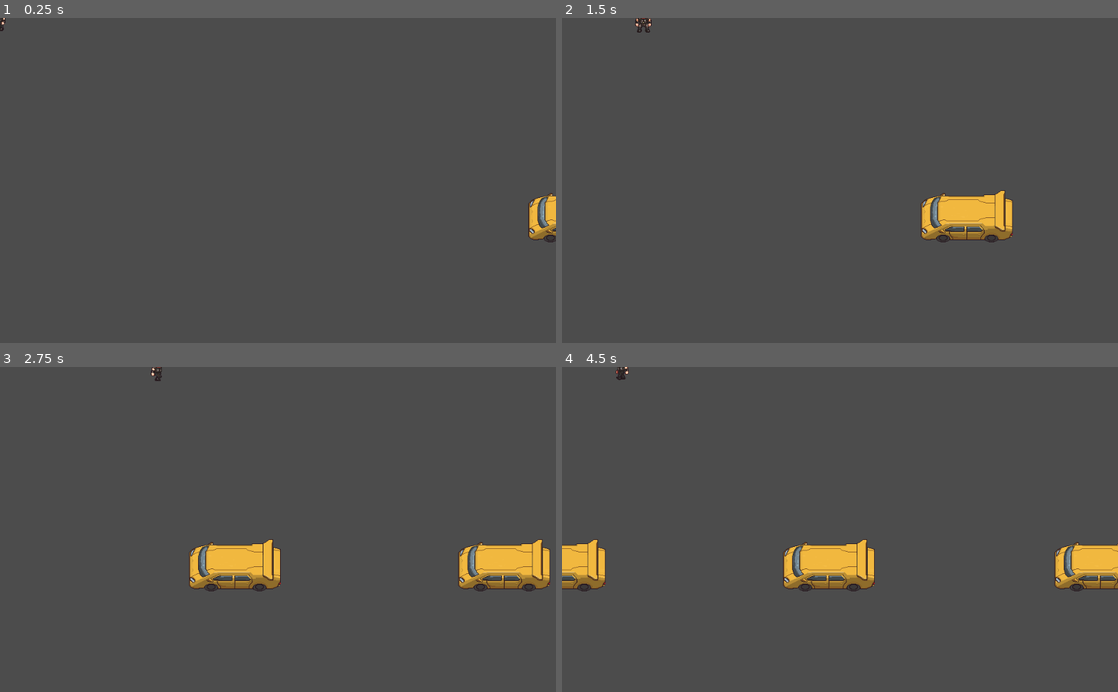
Above: before the commit, frames 1-4 (two rows, left to right).
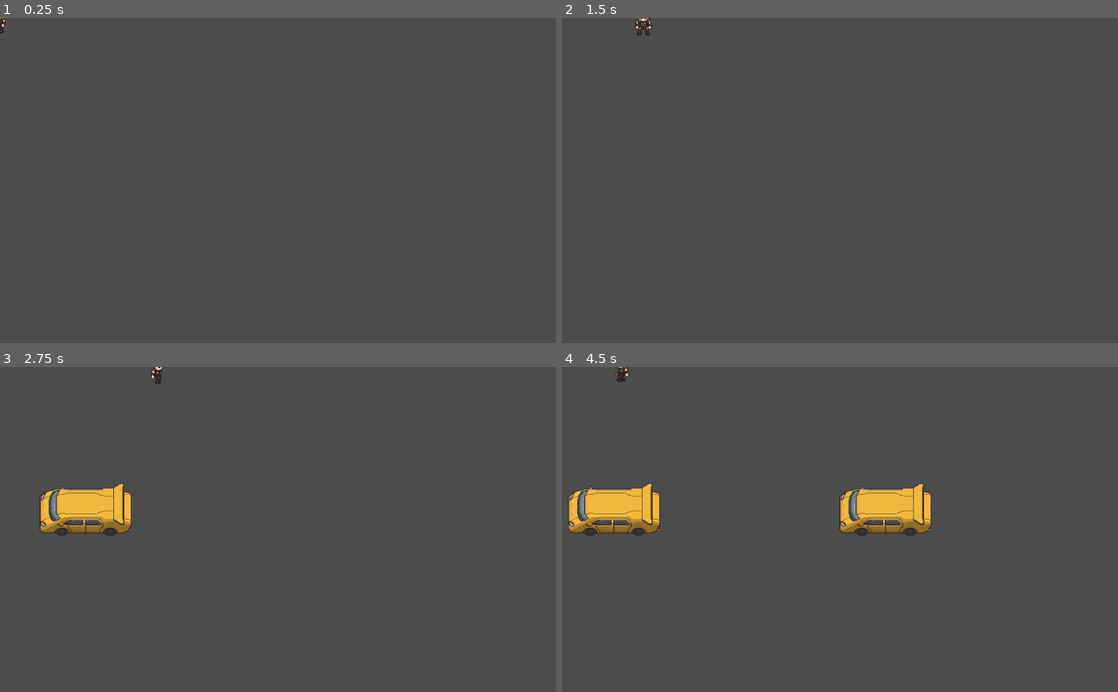
Above: after the commit, the same moments.

Repository: LesediSekakatlela/GoDot_project
Game: Godot game, scene res://Level/Level.tscn
Two runs of this game, one before a commit and one after it. Both use one fixed random seed, a clock stepped at 60 frames per second and the inputs below.
Inputs:
- Up to frame 1 (0.25 s): no input
- Up to frame 2 (1.5 s): hold Right (ui_right) 0.53-1.28 s; hold Down (ui_down) from 1.28 s (still down)
- Up to frame 3 (2.75 s): release Down (ui_down) at 2.03 s; hold Right (ui_right) from 2.03 s (still down)
- Up to frame 4 (4.5 s): release Right (ui_right) at 2.78 s; hold Up (ui_up) 2.78-3.53 s; hold Left (ui_left) from 3.53 s (still down)

The runs differ from the first frame. In frame 1, 0.6% of the frame differs, in the area x 0-100%, y 0-70%; in frame 2, 2.2%; in frame 3, 6.4%; in frame 4, 8.8%.

Commit message:
better car spawning

Diff:
--- a/Blade Frogger/Car/Car.gd
+++ b/Blade Frogger/Car/Car.gd
@@ -1,9 +1,16 @@
 extends Area2D
 
 var car_speed = 250
+var direction = 1
+
+func _ready():
+	if position.x < 0:
+		direction = -1
+	else:
+		direction = 1
 
 func _process(delta):
-	position.x -= car_speed * delta
+	position.x -= car_speed * delta * direction
 
 
 func _on_Car_body_entered(body):
--- a/Blade Frogger/Level/Level.gd
+++ b/Blade Frogger/Level/Level.gd
@@ -4,4 +4,5 @@
 
 func _on_Timer_timeout():
 	var car = CAR.instance()
+	car.position = $"CarStart1".position
 	add_child(car)
--- a/Blade Frogger/Level/Level.tscn
+++ b/Blade Frogger/Level/Level.tscn
@@ -8,11 +8,16 @@
 script = ExtResource( 3 )
 
 [node name="Player" parent="." instance=ExtResource( 1 )]
+position = Vector2( 0, 4.48987 )
 
 [node name="Car" parent="." instance=ExtResource( 2 )]
+visible = false
 
 [node name="Timer" type="Timer" parent="."]
 wait_time = 2.0
 autostart = true
 
+[node name="CarStart1" type="Position2D" parent="."]
+position = Vector2( -33.6738, 262.656 )
+
 [connection signal="timeout" from="Timer" to="." method="_on_Timer_timeout"]
